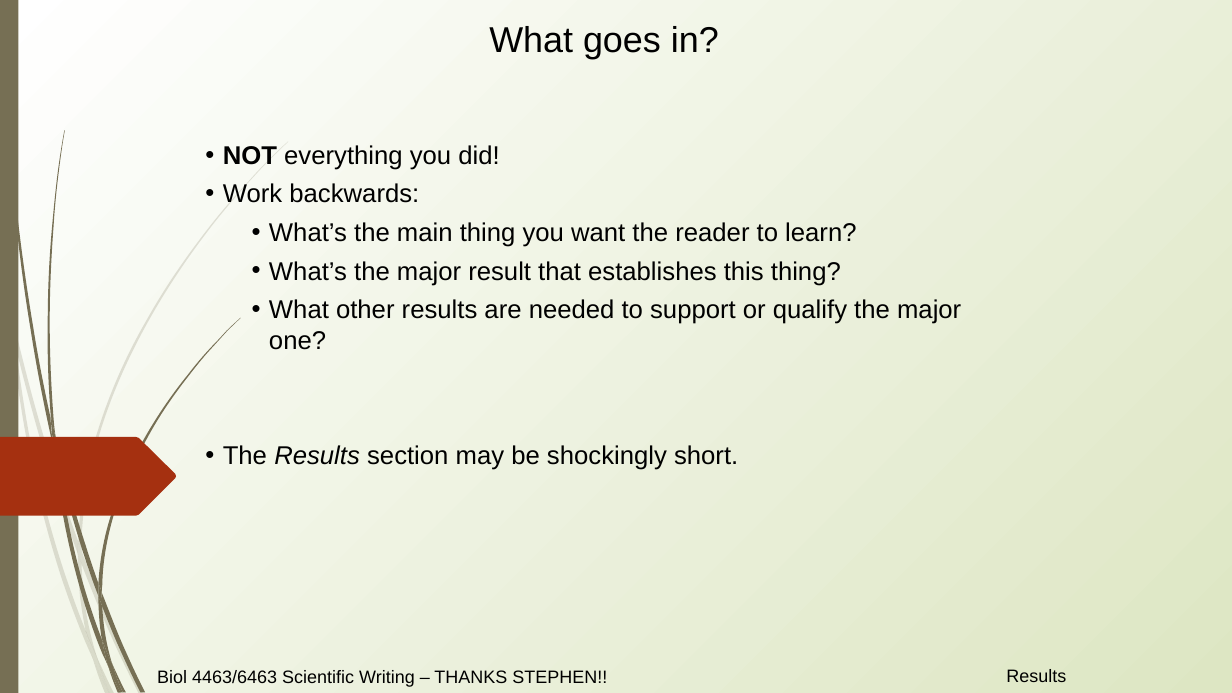
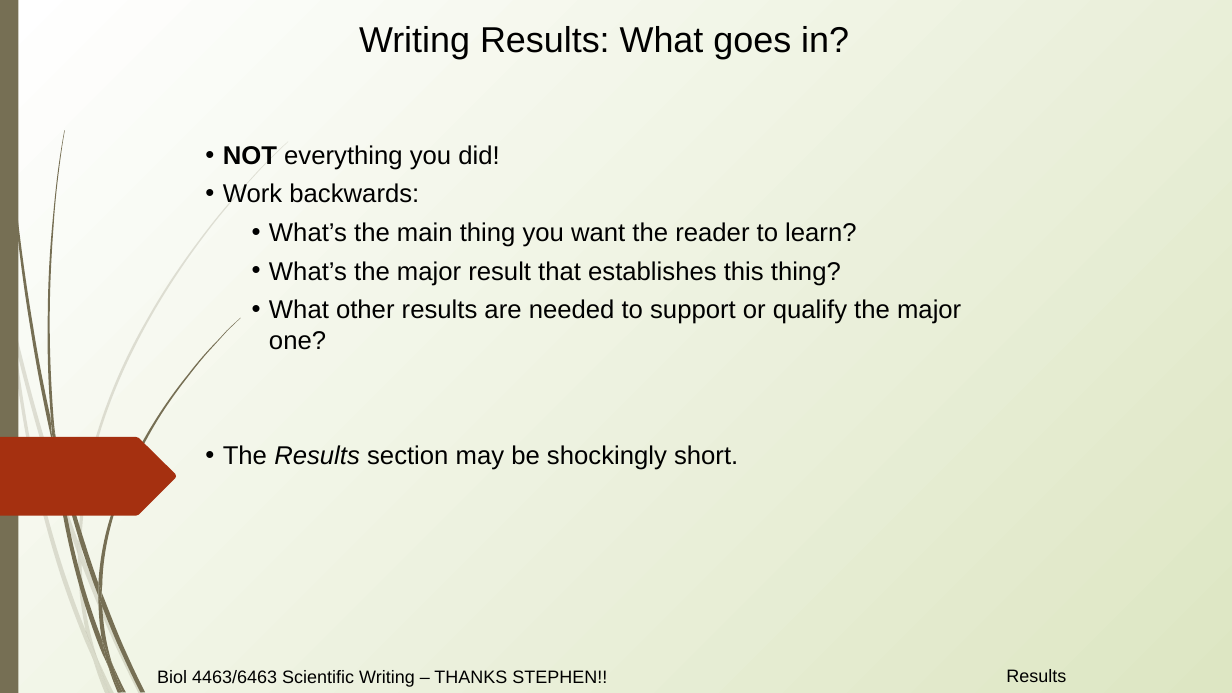
Before and after one commit to erynmcfarlane/GraduateStatsClass, a slide deck: slide 28 of Lecture4.pptx. Drawn at 1232x693 pixels with LibreOffice and Linux fonts; fonts in the diff are those of the drawing. Boxes give left, top, right and bottom in pixels: in the first picture for what was removed or moved away, otherwise in the second. Text is boxed around its words. In the diff, an @@ line names an element or a change of style, - is before the commit and + after.

```diff
--- a/Lecture4.pptx
+++ b/Lecture4.pptx
@@ text at box(359, 26, 849, 59): text changed @@
-What goes in?
+Writing Results: What goes in?
```
Also in this commit, not shown: 2 other slides changed, 2 other files.
